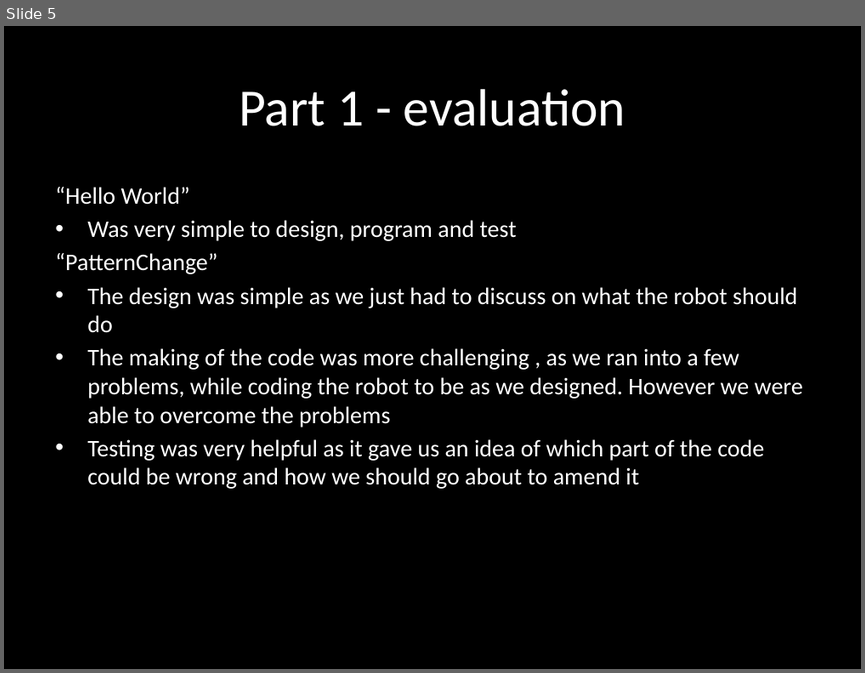
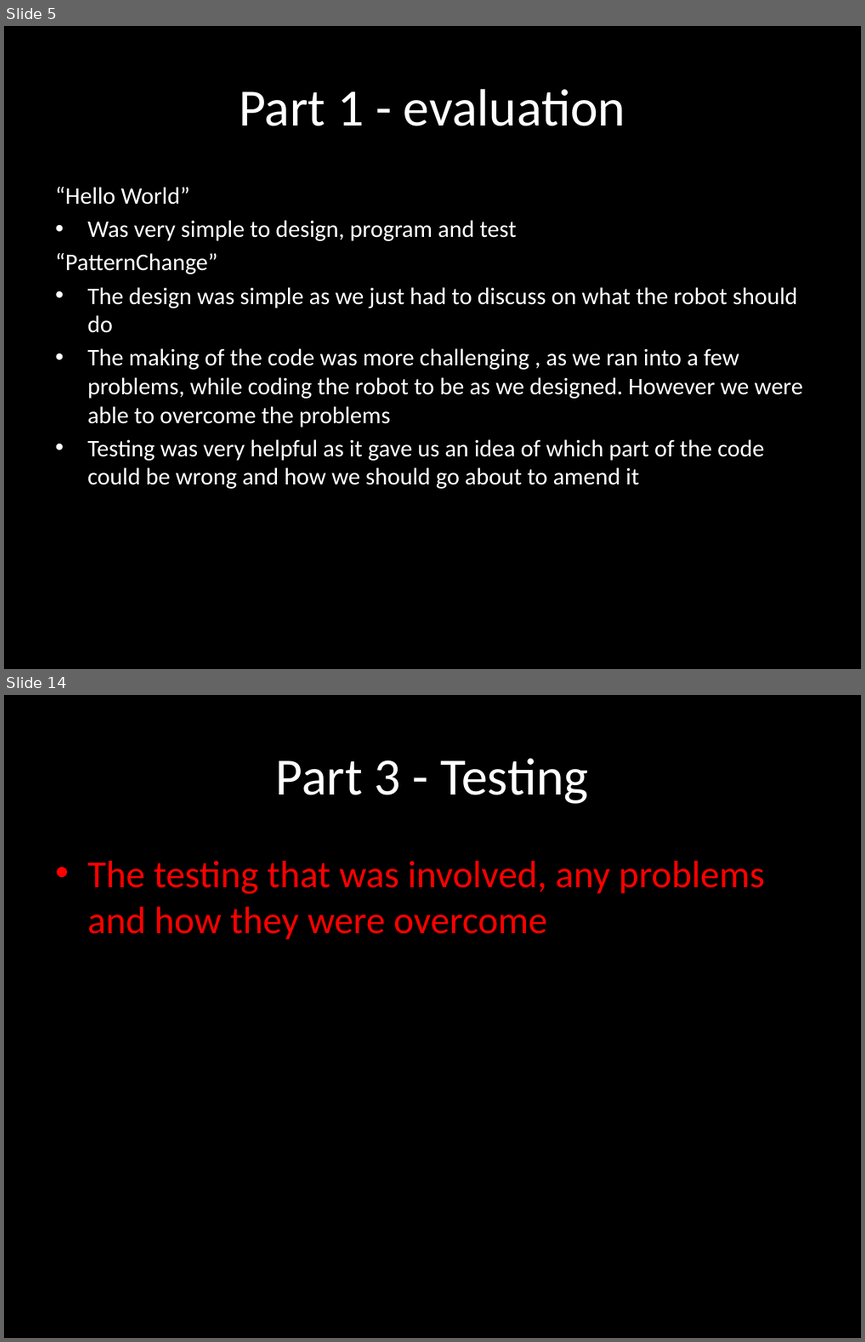
Before and after one commit to Joshiez/RobotProgramming, a slide deck: Exercise 2 Presentation.pptx. Shown one above the other, each under a label of ours: slide 5 before the commit, slides 5 and 14 after it; the slides between them are not shown. The pictures are 865x673 and 865x1342 pixels, drawn with LibreOffice and Linux fonts; fonts in the diff are those of the drawing. Boxes give left, top, right and bottom in pixels: in the first picture for what was removed or moved away, otherwise in the second. Text is boxed around its words. In the diff, an @@ line names an element or a change of style, - is before the commit and + after.

```diff
--- a/Exercise 2 Presentation.pptx
+++ b/Exercise 2 Presentation.pptx
@@ slide 14 added at <box>4,695,861,1338</box>, background #000000 @@
@@ title added at <box>276,758,589,804</box>, 44 pt, text #FFFFFF @@
+Part 3 - Testing
@@ text added at <box>87,861,764,940</box>, 32 pt, text #FF0000 @@
+• The testing that was involved, any problems and how they were overcome
```
Also in this commit, not shown: 1 slide changed, 11 other slides added.
